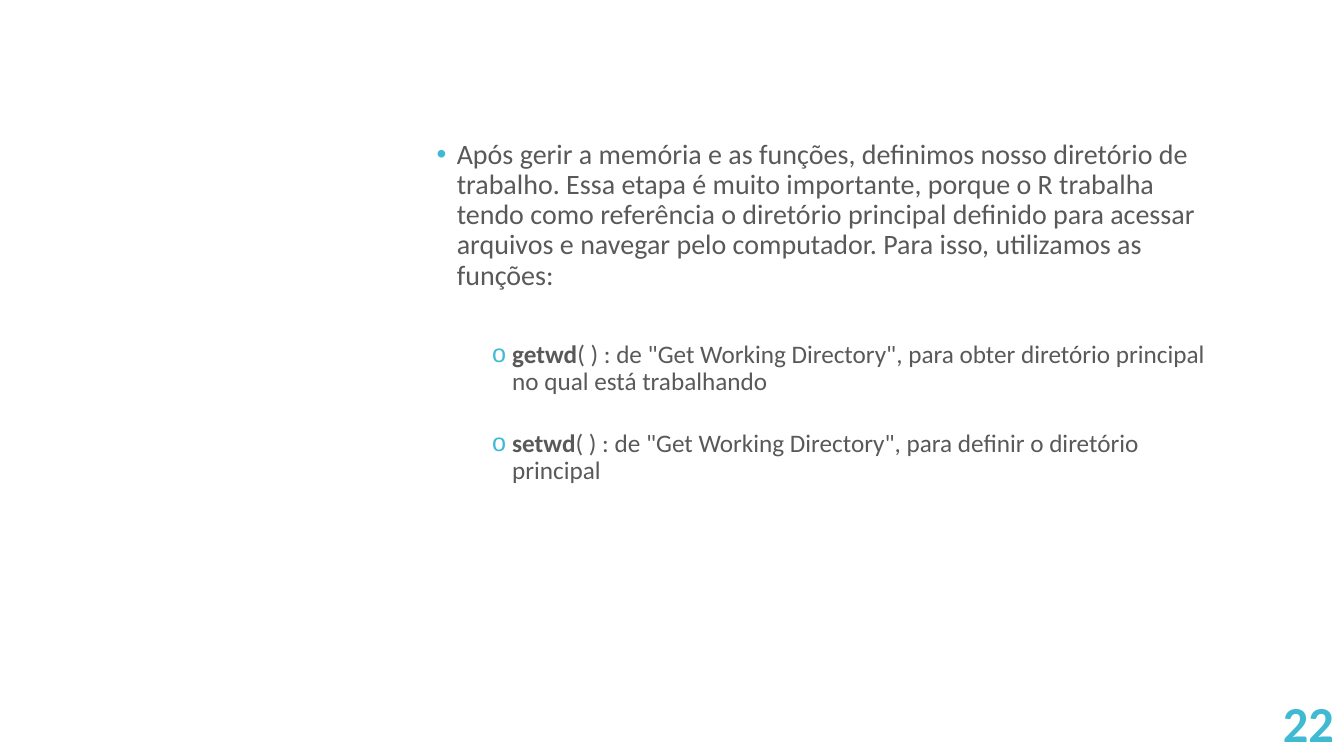
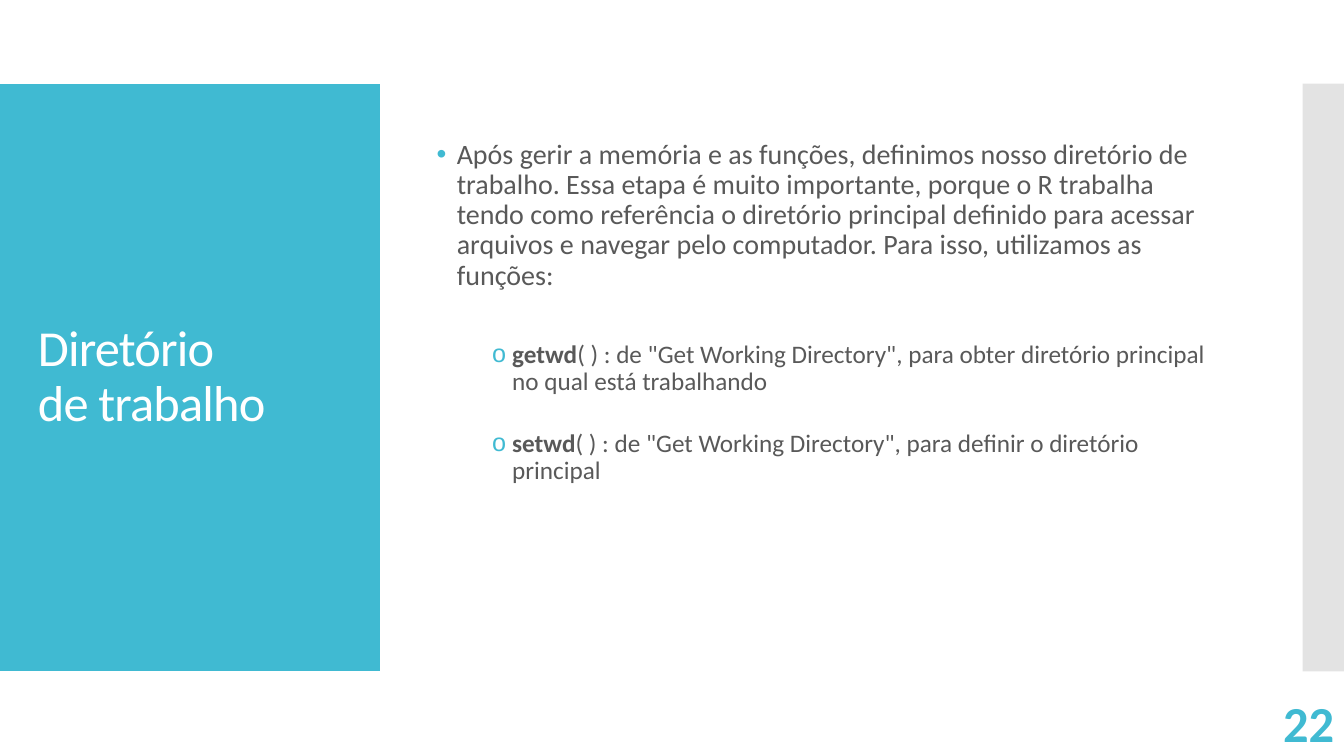
Before and after one commit to victorgalcantara/R-Intro, a slide deck: slide 22 of A02 - Mão na massa/A02 - Explore II.odp. Drawn at 1344x756 pixels with LibreOffice and Linux fonts; fonts in the diff are those of the drawing. Boxes give left, top, right and bottom in pixels: in the first picture for what was removed or moved away, otherwise in the second. Text is boxed around its words. In the diff, an @@ line names an element or a change of style, - is before the commit and + after.

```diff
--- a/A02 - Mão na massa/A02 - Explore II.odp
+++ b/A02 - Mão na massa/A02 - Explore II.odp
@@ freeform shape added at (0, 84, 380, 671), fill #40BAD2 @@
@@ freeform shape added at (1303, 84, 1344, 671), fill #C8C8C8 at 50% opacity @@
@@ title added at (38, 331, 265, 422), 36 pt, text #FFFFFF @@
+Diretório
+de trabalho
```
Also in this commit, not shown: 25 other slides changed, 6 other files.
